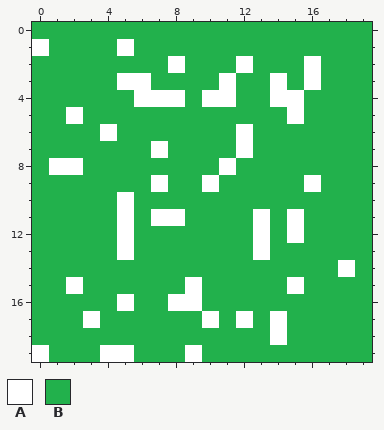
A pixel-art sprite gets an edit: UI/Images/ground/W/7.png. Above, as it was before the edit.
The file is 20x20 pixels.
Palette (. is transparent): A #ffffff  B #22b14c
Pixels before, first column x 0:
 0 BBBBBBBBBBBBBBBBBBBB
 1 ABBBBABBBBBBBBBBBBBB
 2 BBBBBBBBABBBABBBABBB
 3 BBBBBAABBBBABBABABBB
 4 BBBBBBAAABAABBAABBBB
 5 BBABBBBBBBBBBBBABBBB
 6 BBBBABBBBBBBABBBBBBB
 7 BBBBBBBABBBBABBBBBBB
 8 BAABBBBBBBBABBBBBBBB
 9 BBBBBBBABBABBBBBABBB
10 BBBBBABBBBBBBBBBBBBB
11 BBBBBABAABBBBABABBBB
12 BBBBBABBBBBBBABABBBB
13 BBBBBABBBBBBBABBBBBB
14 BBBBBBBBBBBBBBBBBBAB
15 BBABBBBBBABBBBBABBBB
16 BBBBBABBAABBBBBBBBBB
17 BBBABBBBBBABABABBBBB
18 BBBBBBBBBBBBBBABBBBB
19 ABBBAABBBABBBBBBBBBB
Once edited:
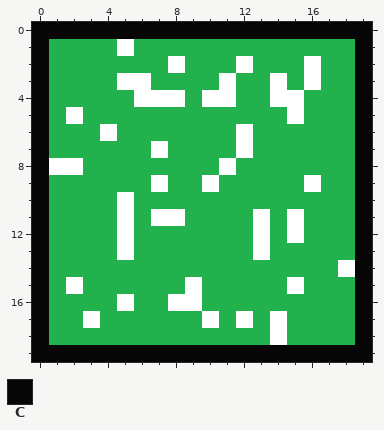
Colours new in this view: C #060606
Changes in this commit:
{"y":0,"x":0,"old":"BBBBBBBBBBBBBBBBBBBB","new":"CCCCCCCCCCCCCCCCCCCC"}
{"y":1,"x":0,"old":"A","new":"C"}
{"y":1,"x":19,"old":"B","new":"C"}
{"y":2,"x":0,"old":"B","new":"C"}
{"y":2,"x":19,"old":"B","new":"C"}
{"y":3,"x":0,"old":"B","new":"C"}
{"y":3,"x":19,"old":"B","new":"C"}
{"y":4,"x":0,"old":"B","new":"C"}
{"y":4,"x":19,"old":"B","new":"C"}
{"y":5,"x":0,"old":"B","new":"C"}
{"y":5,"x":19,"old":"B","new":"C"}
{"y":6,"x":0,"old":"B","new":"C"}
{"y":6,"x":19,"old":"B","new":"C"}
{"y":7,"x":0,"old":"B","new":"C"}
{"y":7,"x":19,"old":"B","new":"C"}
{"y":8,"x":0,"old":"B","new":"C"}
{"y":8,"x":19,"old":"B","new":"C"}
{"y":9,"x":0,"old":"B","new":"C"}
{"y":9,"x":19,"old":"B","new":"C"}
{"y":10,"x":0,"old":"B","new":"C"}
{"y":10,"x":19,"old":"B","new":"C"}
{"y":11,"x":0,"old":"B","new":"C"}
{"y":11,"x":19,"old":"B","new":"C"}
{"y":12,"x":0,"old":"B","new":"C"}
{"y":12,"x":19,"old":"B","new":"C"}
{"y":13,"x":0,"old":"B","new":"C"}
{"y":13,"x":19,"old":"B","new":"C"}
{"y":14,"x":0,"old":"B","new":"C"}
{"y":14,"x":19,"old":"B","new":"C"}
{"y":15,"x":0,"old":"B","new":"C"}
{"y":15,"x":19,"old":"B","new":"C"}
{"y":16,"x":0,"old":"B","new":"C"}
{"y":16,"x":19,"old":"B","new":"C"}
{"y":17,"x":0,"old":"B","new":"C"}
{"y":17,"x":19,"old":"B","new":"C"}
{"y":18,"x":0,"old":"B","new":"C"}
{"y":18,"x":19,"old":"B","new":"C"}
{"y":19,"x":0,"old":"ABBBAABBBABBBBBBBBBB","new":"CCCCCCCCCCCCCCCCCCCC"}
